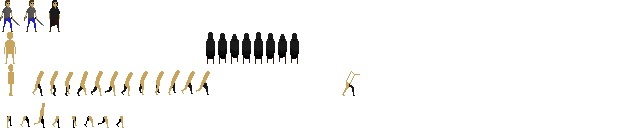
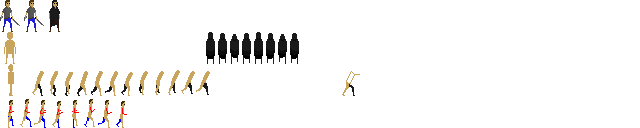
Before/after of a 640x128 layered artwork. What changed in the layer stack:
painted on "upper chest" over (9, 106, 127, 115)
painted on "walking around" over (7, 99, 125, 128)
